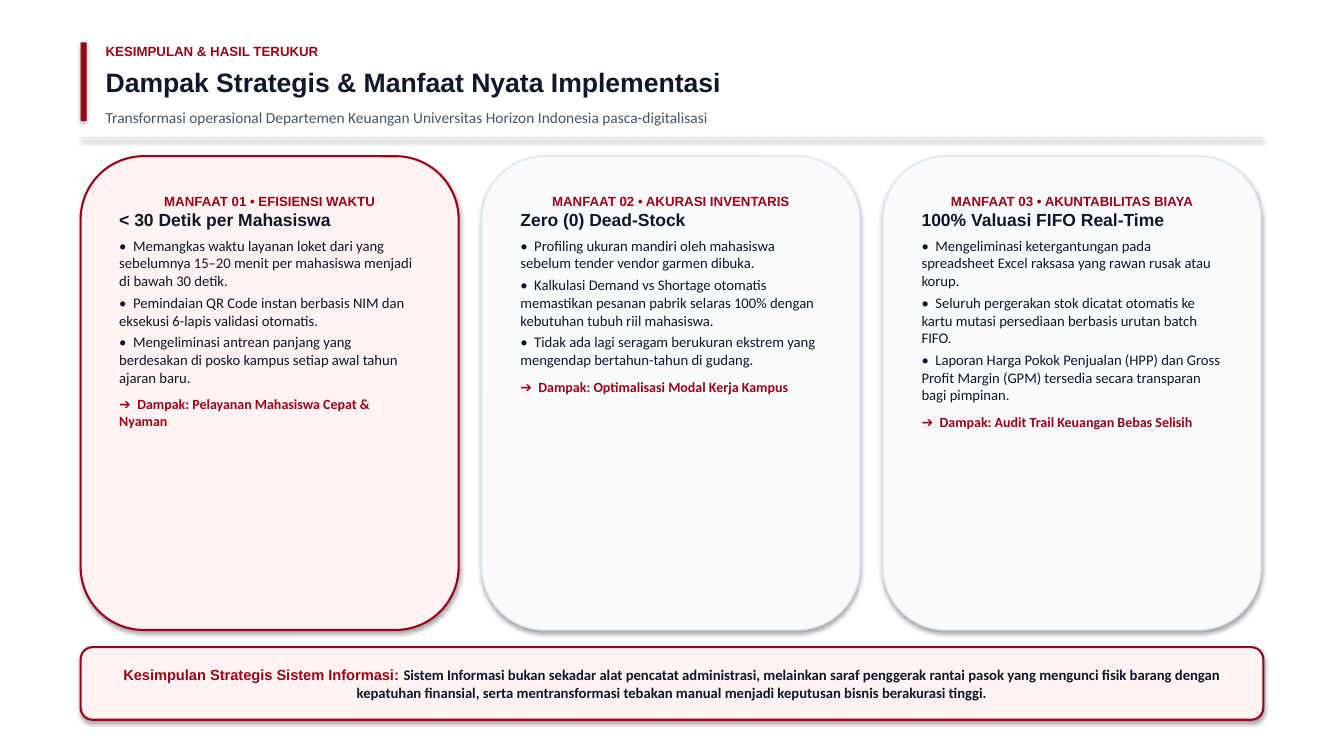
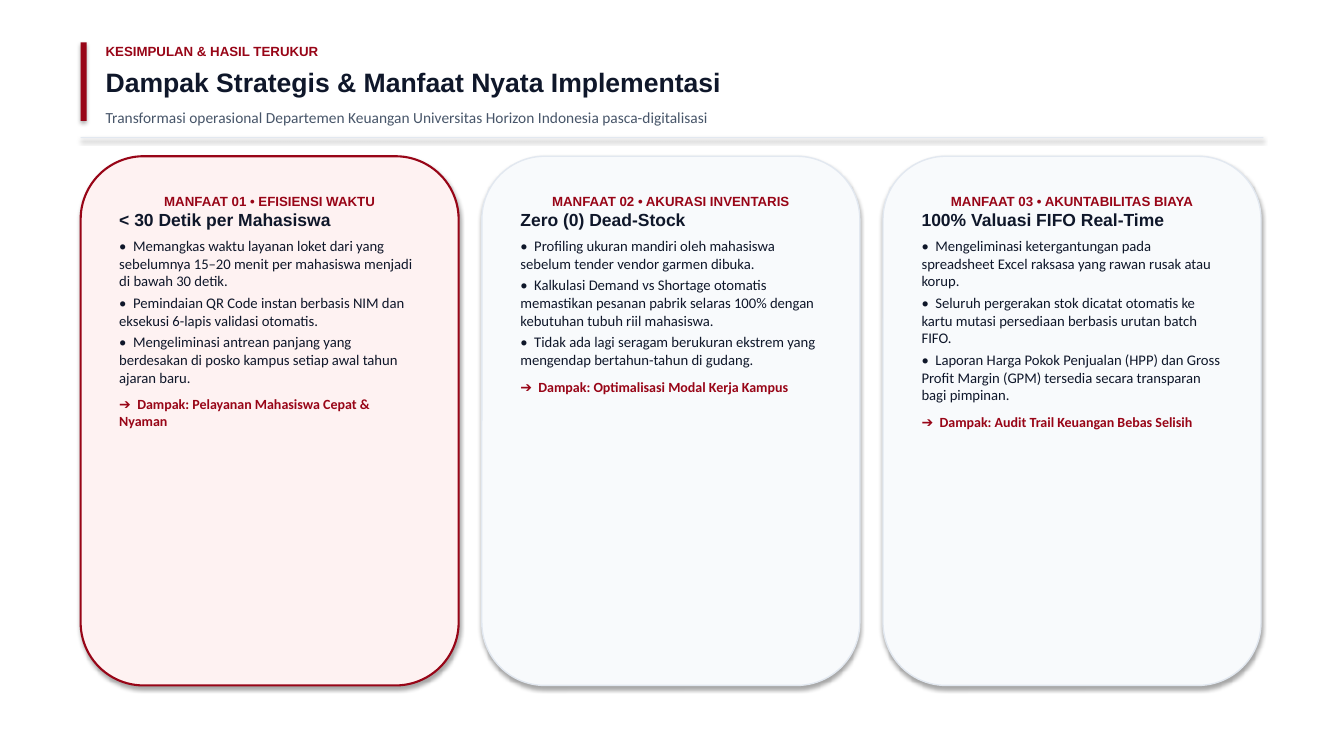
Before and after one commit to hildan-anugrah/tectnospark, a slide deck: slide 8 of HorizonU_Uniform_UniStock_SCM_Presentasi_Technospark.pptx. Drawn at 1344x756 pixels with LibreOffice and Linux fonts; fonts in the diff are those of the drawing. Boxes give left, top, right and bottom in pixels: in the first picture for what was removed or moved away, otherwise in the second. Text is boxed around its words. In the diff, an @@ line names an element or a change of style, - is before the commit and + after.

```diff
--- a/HorizonU_Uniform_UniStock_SCM_Presentasi_Technospark.pptx
+++ b/HorizonU_Uniform_UniStock_SCM_Presentasi_Technospark.pptx
@@ rounded rectangle "MANFAAT 01 • EFISIENSI WAKTU": place and size @@
-rounded rectangle "MANFAAT 01 • EFISIENSI WAKTU" at (81, 156, 459, 630)
+rounded rectangle "MANFAAT 01 • EFISIENSI WAKTU" at (81, 156, 459, 686)
@@ rounded rectangle "MANFAAT 02 • AKURASI INVENTARIS": place and size @@
-rounded rectangle "MANFAAT 02 • AKURASI INVENTARIS" at (482, 156, 860, 630)
+rounded rectangle "MANFAAT 02 • AKURASI INVENTARIS" at (482, 156, 860, 686)
@@ rounded rectangle "MANFAAT 03 • AKUNTABILITAS BIAYA": place and size @@
-rounded rectangle "MANFAAT 03 • AKUNTABILITAS BIAYA" at (883, 156, 1261, 630)
+rounded rectangle "MANFAAT 03 • AKUNTABILITAS BIAYA" at (883, 156, 1261, 686)
@@ rounded rectangle removed at (81, 647, 1263, 720) @@
-Kesimpulan Strategis Sistem Informasi: Sistem Informasi bukan sekadar alat pencatat administrasi, melainkan saraf penggerak rantai pasok yang mengunci fisik barang dengan kepatuhan finansial, serta mentransformasi tebakan manual menjadi keputusan bisnis berakurasi tinggi.
```
Also in this commit, not shown: 7 other slides changed, 2 other files.
